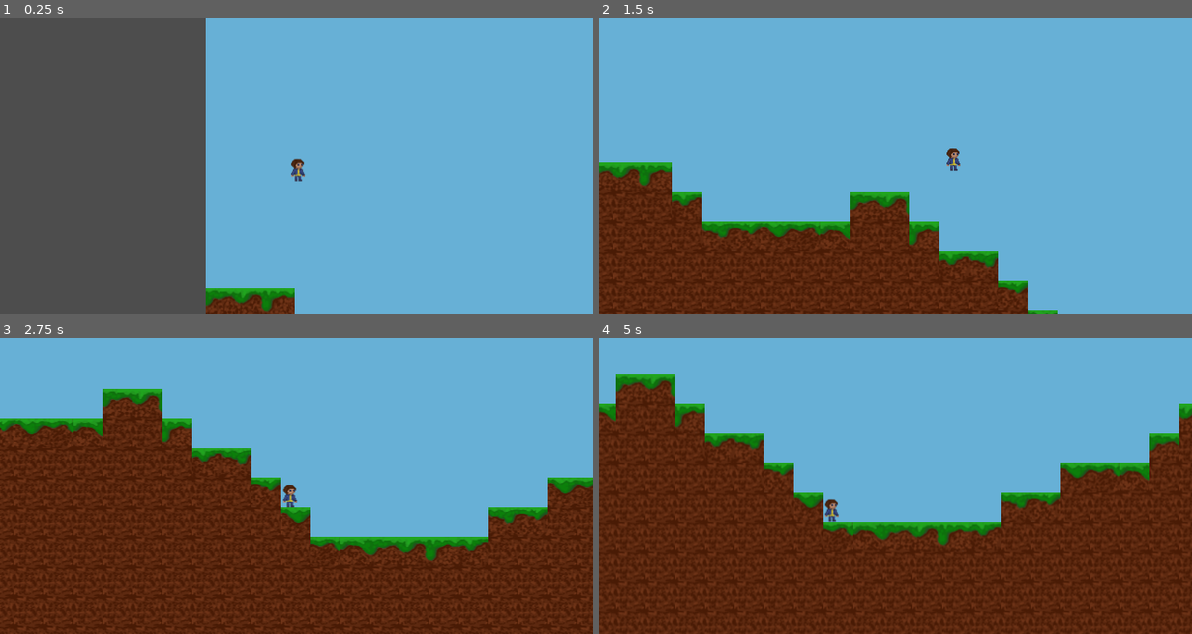
Above: before the commit, frames 1-4 (two rows, left to right).
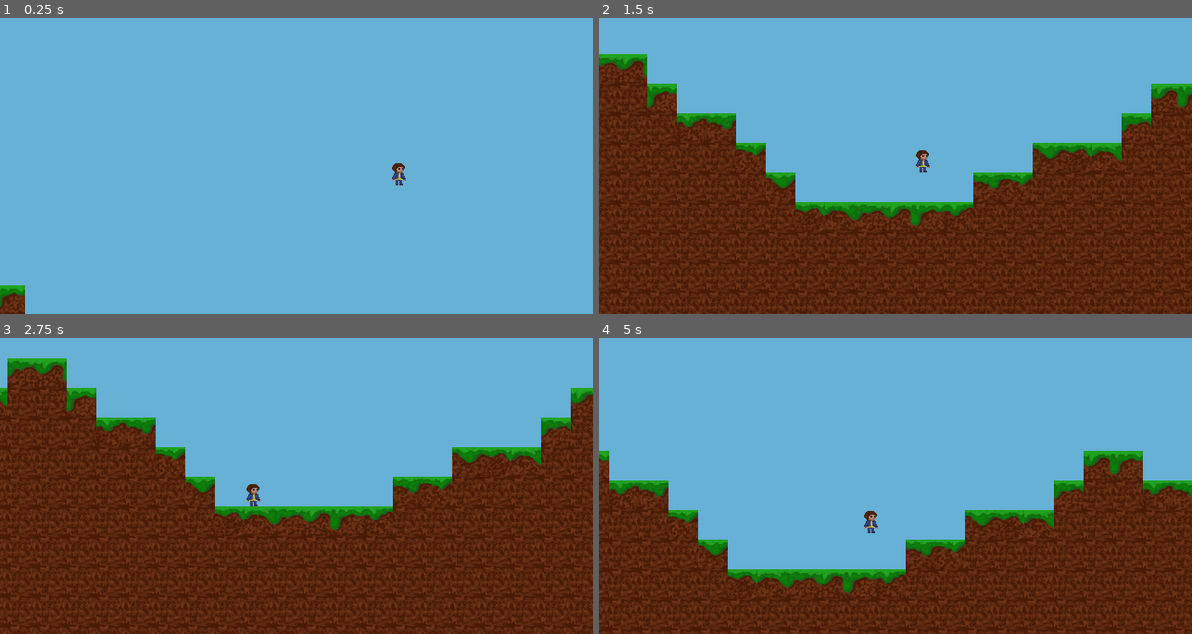
Above: after the commit, the same moments.

Repository: anvvvi/the-last-test
Game: Godot game, scene res://Scenes/main.tscn
Same seed, same stepped clock (60 frames per second), same inputs: the game is played once before the commit and once after it.
Inputs:
- Up to frame 1 (0.25 s): no input
- Up to frame 2 (1.5 s): hold D (playerRight) from 0.53 s (still down); tap Space (playerJump) at 0.6, 0.77, 1.07, 1.35 s
- Up to frame 3 (2.75 s): tap Space (playerJump) at 1.52, 1.82, 2.1 s; release D (playerRight) at 2.03 s; hold Left (playerLeft) from 2.03 s (still down)
- Up to frame 4 (5 s): release Left (playerLeft) at 2.78 s; hold D (playerRight) 2.78-4.28 s; tap Space (playerJump) at 2.85, 3.02, 3.32, 3.6, 3.77, 4.07, 4.35, 4.52, 4.82 s; hold Left (playerLeft) from 4.28 s (still down)

The runs differ from the first frame. In frame 1, 36% of the frame differs, in the area x 0-69%, y 0-100%; in frame 2, 38%, in the area x 0-100%, y 12-100%; in frame 3, 24%; in frame 4, 26%.

Commit message:
made several improvements to the terrain and movement

Diff:
--- a/Scripts/PlayerScript.gd
+++ b/Scripts/PlayerScript.gd
@@ -1,15 +1,32 @@
 extends CharacterBody2D
-
-const SPEED = 400
-const GRAVITY = 900
+const SPEED = 300
+const AIR_SPEED = 150        # Lower speed while airborne
+const GRAVITY = 1100
 const JUMP_FORCE = -300
+const COYOTE_TIME = 0.12
+const JUMP_BUFFER_TIME = 0.12
+var coyote_timer = 0.0
+var jump_buffer_timer = 0.0
 
 func _physics_process(delta: float) -> void:
-	var direction = 0
-	direction = Input.get_axis("playerLeft","playerRight")
-	velocity.x = SPEED * direction
+	var direction = Input.get_axis("playerLeft", "playerRight")
+
+	# Use air speed when not on floor
+	if is_on_floor():
+		velocity.x = SPEED * direction
+	else:
+		velocity.x = AIR_SPEED * direction
+
+	coyote_timer -= delta
+	jump_buffer_timer -= delta
+	if is_on_floor():
+		coyote_timer = COYOTE_TIME
+	if Input.is_action_just_pressed("playerJump"):
+		jump_buffer_timer = JUMP_BUFFER_TIME
 	if not is_on_floor():
 		velocity.y += GRAVITY * delta
-	elif Input.is_action_just_pressed("playerJump"):
+	if jump_buffer_timer > 0 and coyote_timer > 0:
 		velocity.y = JUMP_FORCE
+		jump_buffer_timer = 0
+		coyote_timer = 0
 	move_and_slide()
--- a/Scripts/noiseGround.gd
+++ b/Scripts/noiseGround.gd
@@ -23,7 +23,7 @@
 	ground = $Ground
 	sky = $Sky
 	player = $Player
-	player.position = Vector2(100, 0)
+	player.position = Vector2(500, 0)
 
 func _process(_delta):
 	if int((player.position.x + generation_distance)/tile_size) > int (last_generated_x/tile_size):
--- a/project.godot
+++ b/project.godot
@@ -19,8 +19,8 @@
 
 window/size/viewport_width=640
 window/size/viewport_height=320
+window/size/resizable=false
 window/stretch/mode="canvas_items"
-window/stretch/scale_mode="integer"
 
 [input]
 
@@ -44,3 +44,7 @@
 , Object(InputEventJoypadButton,"resource_local_to_scene":false,"resource_name":"","device":-1,"button_index":0,"pressure":0.0,"pressed":true,"script":null)
 ]
 }
+
+[rendering]
+
+textures/canvas_textures/default_texture_filter=0
